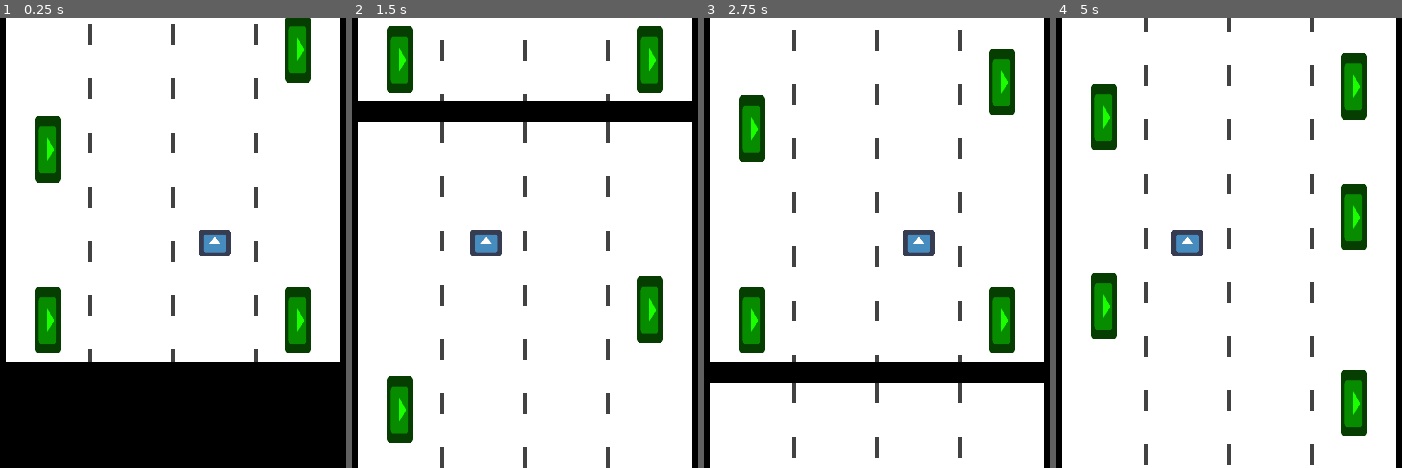
Above: before the commit, frames 1-4 (left to right).
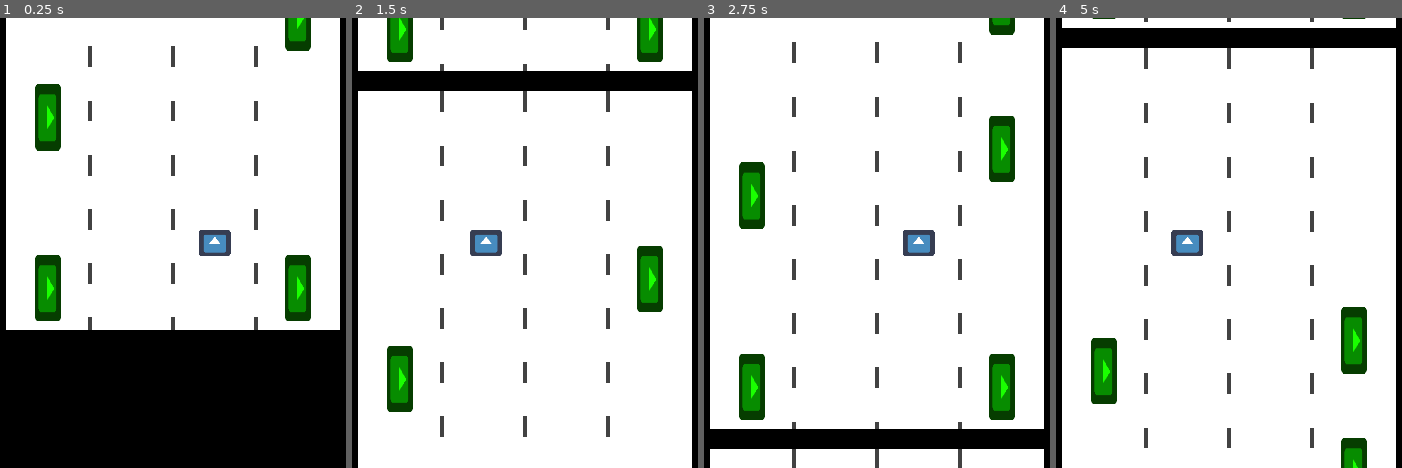
Above: after the commit, the same moments.

Repository: lajollagamesclub/week-139-followers
Game: Godot game, scene res://Main.tscn
The game is run twice, just before and just after one commit, with the same random seed, the same clock (stepped at 60 frames per second) and the same inputs. The engine's default icon, where the game draws it, is replaced by a stand-in: a white triangle on a blue panel in a dark square.
Inputs:
- Up to frame 1 (0.25 s): no input
- Up to frame 2 (1.5 s): hold D (g_right) 0.53-1.28 s; hold A (g_left) from 1.28 s (still down)
- Up to frame 3 (2.75 s): release A (g_left) at 2.03 s; hold D (g_right) from 2.03 s (still down)
- Up to frame 4 (5 s): release D (g_right) at 3.53 s; hold A (g_left) from 3.53 s (still down)

The runs differ from the first frame. In frame 1, 13% of the frame differs, in the area x 1-99%, y 0-77%; in frame 2, 15%; in frame 3, 19%, in the area x 1-99%, y 0-100%; in frame 4, 15%.

Commit message:
Add suitcase takedown area and cooldown

Diff:
--- a/src/Main.tscn
+++ b/src/Main.tscn
@@ -1,12 +1,16 @@
-[gd_scene load_steps=6 format=2]
+[gd_scene load_steps=8 format=2]
 
 [ext_resource path="res://icon.png" type="Texture" id=1]
 [ext_resource path="res://TrainCar.tscn" type="PackedScene" id=2]
 [ext_resource path="res://Player.gd" type="Script" id=3]
 [ext_resource path="res://TrainCarManager.gd" type="Script" id=4]
+[ext_resource path="res://SuitcaseTakedown.gd" type="Script" id=5]
 
 [sub_resource type="RectangleShape2D" id=1]
 extents = Vector2( 32, 32 )
+
+[sub_resource type="RectangleShape2D" id=2]
+extents = Vector2( 133.079, 26.5654 )
 
 [node name="Main" type="Node2D"]
 
@@ -14,7 +18,6 @@
 script = ExtResource( 4 )
 
 [node name="TrainCar" parent="TrainCarManager" instance=ExtResource( 2 )]
-position = Vector2( 960, -500 )
 
 [node name="Player" type="Area2D" parent="."]
 position = Vector2( 1060, 540 )
@@ -26,3 +29,18 @@
 
 [node name="CollisionShape2D" type="CollisionShape2D" parent="Player"]
 shape = SubResource( 1 )
+
+[node name="SuitcaseTakedown" type="Area2D" parent="Player"]
+position = Vector2( 170, 0 )
+script = ExtResource( 5 )
+__meta__ = {
+"_edit_group_": true
+}
+
+[node name="CollisionShape2D" type="CollisionShape2D" parent="Player/SuitcaseTakedown"]
+shape = SubResource( 2 )
+
+[node name="Timer" type="Timer" parent="Player/SuitcaseTakedown"]
+wait_time = 0.2
+one_shot = true
+[connection signal="timeout" from="Player/SuitcaseTakedown/Timer" to="Player/SuitcaseTakedown" method="_on_Timer_timeout"]
--- a/src/Player.gd
+++ b/src/Player.gd
@@ -4,7 +4,11 @@
 const middle = 960.0
 const step = 200.0
 
+
 onready var target_x_pos: float = global_position.x
+
+var target_speed := 700.0
+var cur_speed := 0.0
 
 func _input(event):
 	if event.is_action_pressed("g_left"):
@@ -19,12 +23,17 @@
 			target_x_pos += step
 
 func take_down_suitcase():
-	pass
+	if cur_speed < 0.70*target_speed: # can only takedown when at speed
+		return
+	cur_speed = target_speed*0.3
+	$SuitcaseTakedown.takedown(on_left_side())
 
 func _physics_process(delta):
 	global_position.x = ((target_x_pos - global_position.x) * 15.0 * delta) + global_position.x
 
-	player_state.move(Vector2(0, -500)*delta)
+	cur_speed = ((target_speed - cur_speed) * 2.5 * delta) + cur_speed
+
+	player_state.move(Vector2(0, -cur_speed)*delta)
 
 func on_left_side() -> bool:
 	return target_x_pos < middle
--- /dev/null
+++ b/src/SuitcaseTakedown.gd
@@ -0,0 +1,15 @@
+extends Area2D
+
+func _ready():
+	$CollisionShape2D.disabled = true
+
+func takedown(on_left_side: bool):
+	if on_left_side:
+		position.x = -$CollisionShape2D.shape.extents.x
+	else:
+		position.x = $CollisionShape2D.shape.extents.x
+	$CollisionShape2D.disabled = false
+	$Timer.start()
+
+func _on_Timer_timeout():
+	$CollisionShape2D.disabled = true
